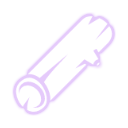
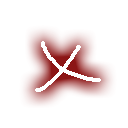
Revision of a layered 128 x 128 image; what changed, layer by layer:
showed "nothing" over [35, 41, 101, 92]
hid "Layer 2" over [15, 16, 113, 112]
